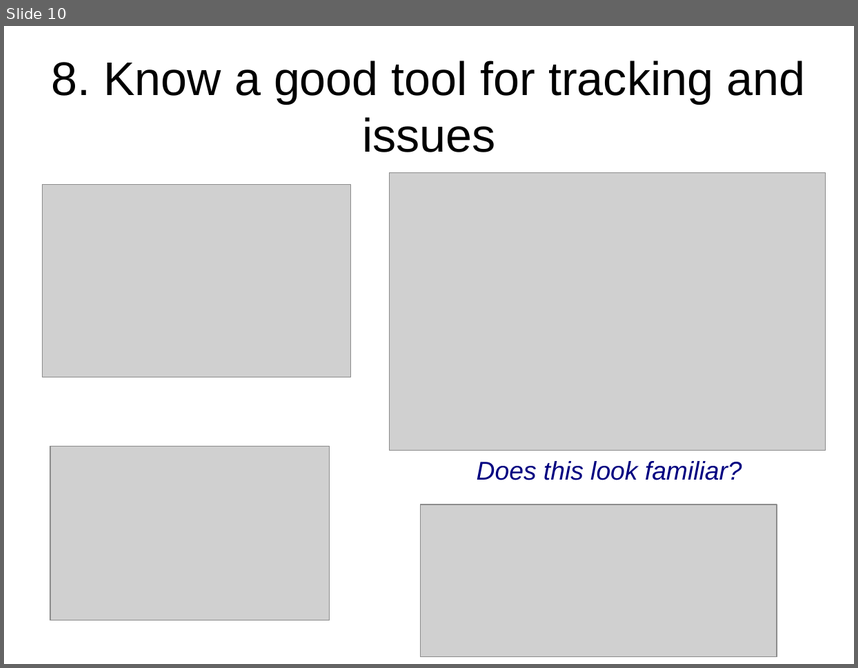
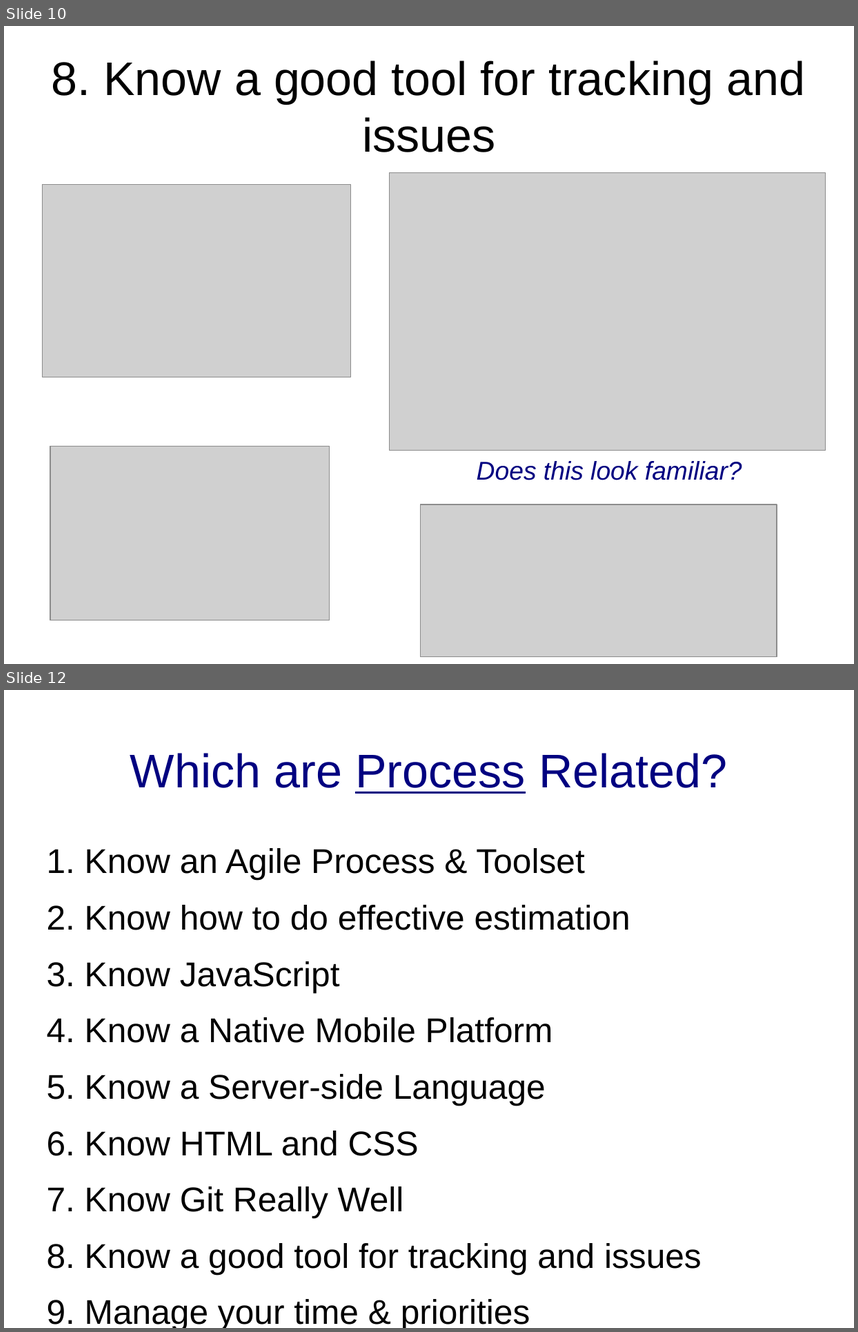
Before and after one commit to cpske/ISP, a slide deck: introduction/Jomzap-Recommendations.odp. Shown one above the other, each under a label of ours: slide 10 before the commit, slides 10 and 12 after it; the slides between them are not shown. The pictures are 858x668 and 858x1332 pixels, drawn with LibreOffice and Linux fonts; fonts in the diff are those of the drawing; grey boxes stand for pictures. Boxes give left, top, right and bottom in pixels: in the first picture for what was removed or moved away, otherwise in the second. Text is boxed around its words. In the diff, an @@ line names an element or a change of style, - is before the commit and + after.

Commit message:
improve intro slides and text

```diff
--- a/introduction/Jomzap-Recommendations.odp
+++ b/introduction/Jomzap-Recommendations.odp
@@ slide 12 added at <box>4,690,854,1328</box>, background #FFFFFF @@
@@ title added at <box>130,753,727,793</box>, 44 pt, text #000080 @@
+Which are Process Related?
@@ text added at <box>47,848,702,1274</box>, 32 pt, text #000000 @@
+1. Know an Agile Process & Toolset
+2. Know how to do effective estimation
+3. Know JavaScript
+4. Know a Native Mobile Platform
+5. Know a Server-side Language
+6. Know HTML and CSS
+7. Know Git Really Well
+8. Know a good tool for tracking and issues
+9. Manage your time & priorities
```
Also in this commit, not shown: 3 slides changed, 1 other slide added, 3 other files.
